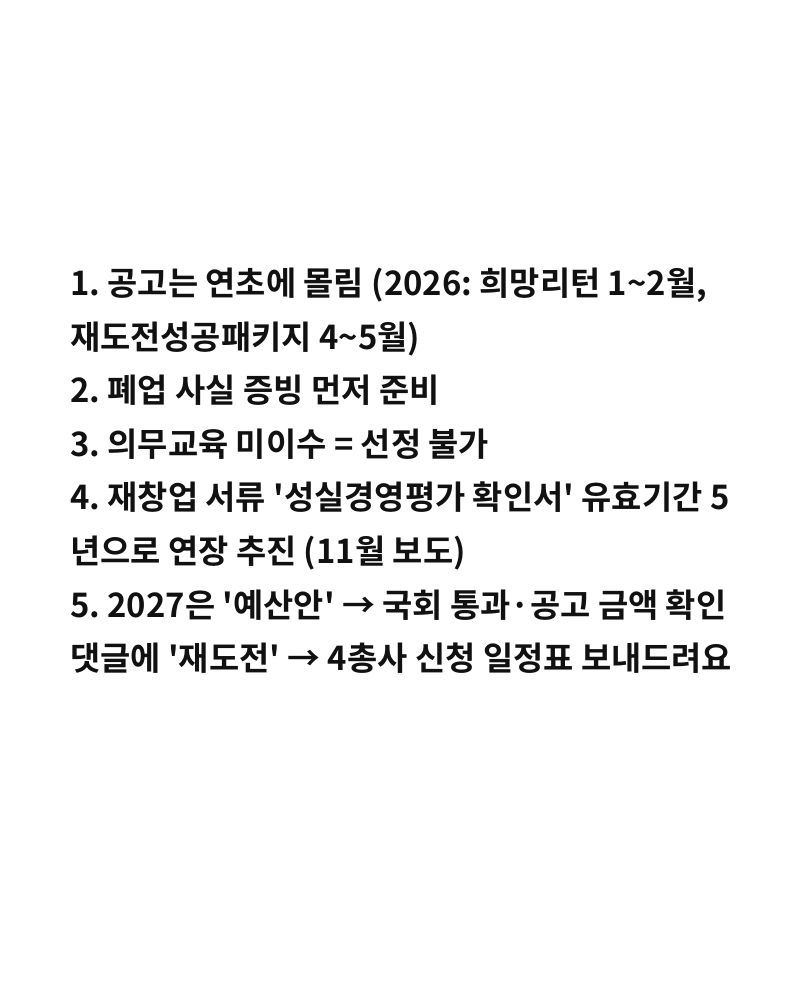
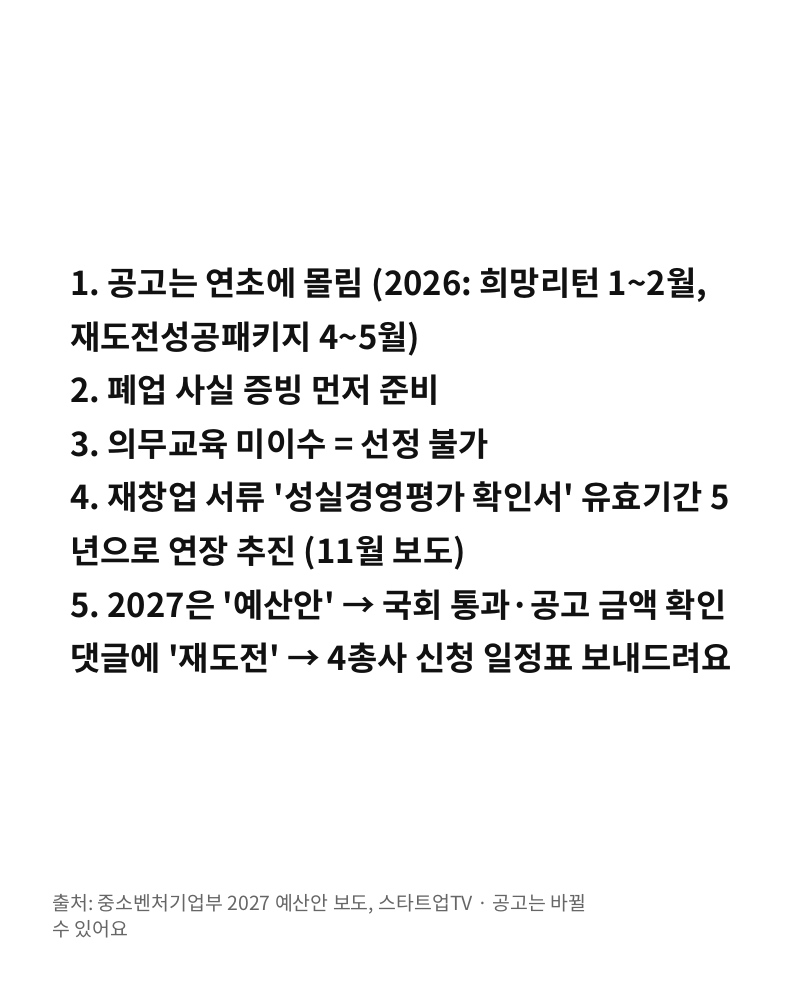
Before and after one commit to geben147-create/Insta, a slide deck: slide 5 of hermes-20261109/v3_card/V3_04_editable.pptx. Drawn at 806x1008 pixels with LibreOffice and Linux fonts; fonts in the diff are those of the drawing; background and template pictures are left out. Boxes give left, top, right and bottom in pixels: in the first picture for what was removed or moved away, otherwise in the second. Text is boxed around its words. In the diff, an @@ line names an element or a change of style, - is before the commit and + after.

```diff
--- a/hermes-20261109/v3_card/V3_04_editable.pptx
+++ b/hermes-20261109/v3_card/V3_04_editable.pptx
@@ text added at (52,894,587,938), 19.5 pt, text #666666 @@
+출처: 중소벤처기업부 2027 예산안 보도, 스타트업TV · 공고는 바뀔 수 있어요
```
Also in this commit, not shown: 1 other slide changed.
